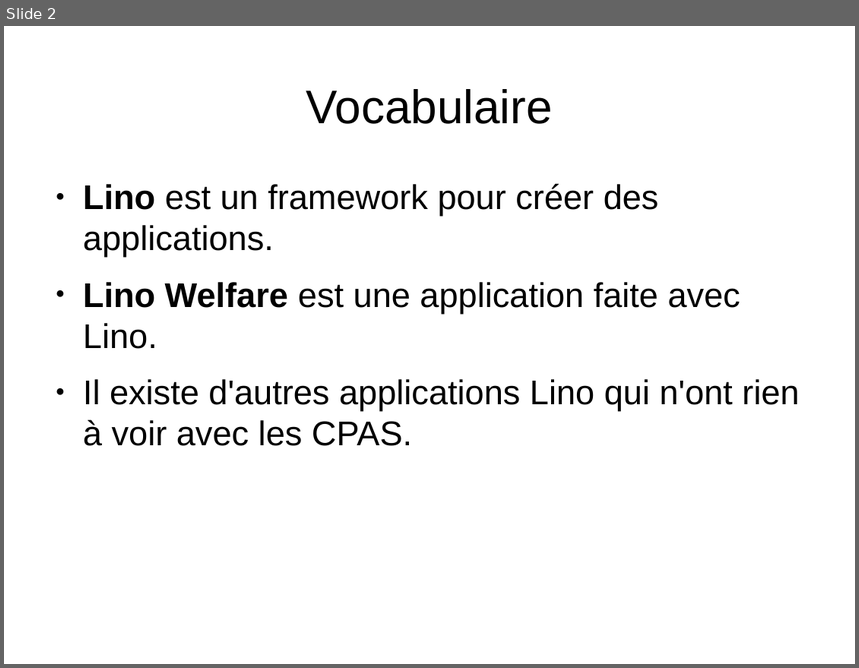
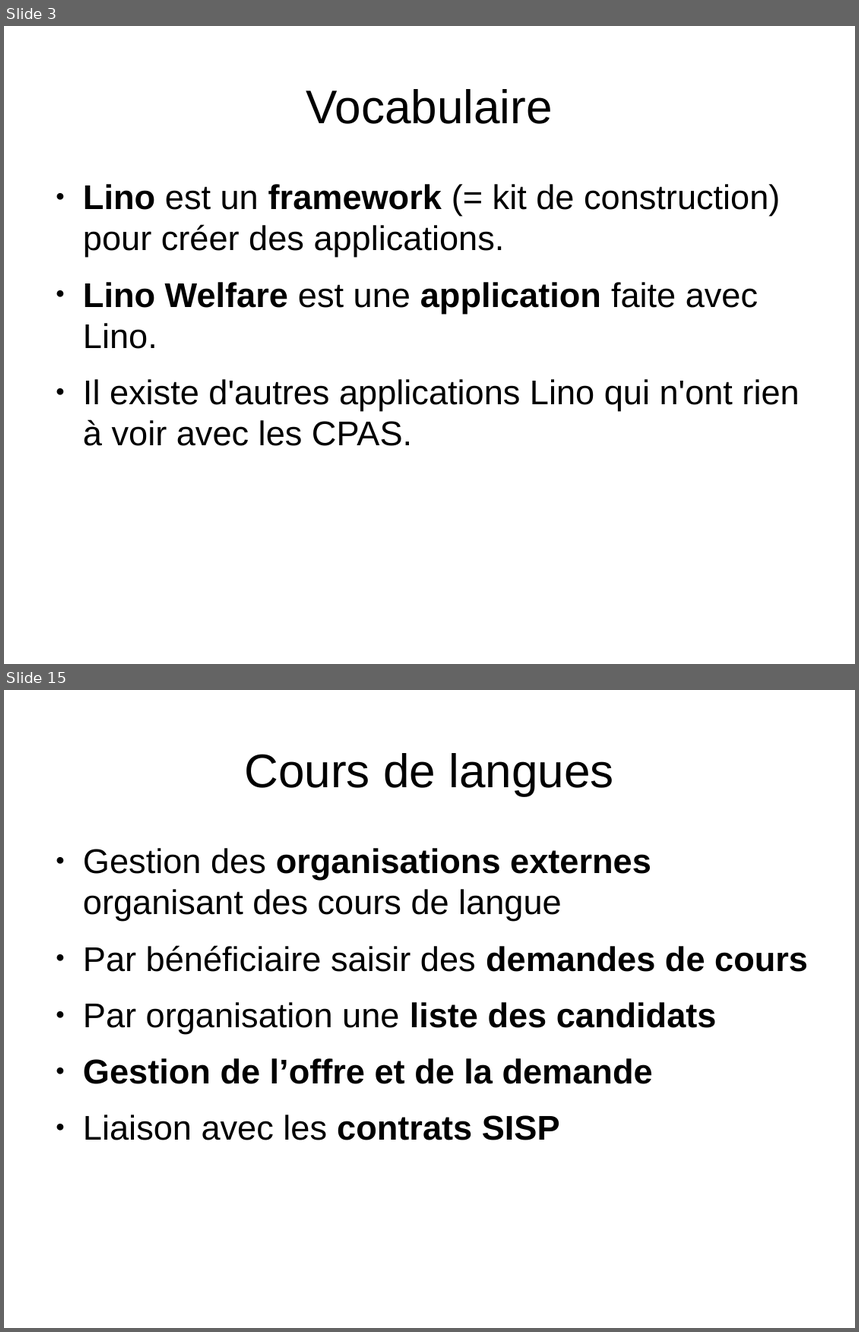
Before and after one commit to lino-framework/welfare, a slide deck: docs_fr/dl/tour_lino_welfare.odp. Shown one above the other, each under a label of ours: slide 2 before the commit, slides 3 and 15 after it; the slides between them are not shown. The pictures are 859x668 and 859x1332 pixels, drawn with LibreOffice and Linux fonts; fonts in the diff are those of the drawing. Boxes give left, top, right and bottom in pixels: in the first picture for what was removed or moved away, otherwise in the second. Text is boxed around its words. In the diff, an @@ line names an element or a change of style, - is before the commit and + after.

```diff
--- a/docs_fr/dl/tour_lino_welfare.odp
+++ b/docs_fr/dl/tour_lino_welfare.odp
@@ slide 15 added at box(4, 690, 855, 1328), background #FFFFFF @@
@@ title added at box(244, 753, 614, 796), 44 pt, text #000000 @@
+Cours de langues
@@ text added at box(83, 848, 808, 1141), 32 pt, text #000000, bold @@
+● Gestion des organisations externes organisant des cours de langue
+● Par bénéficiaire saisir des demandes de cours
+● Par organisation une liste des candidats
+● Gestion de l’offre et de la demande
+● Liaison avec les contrats SISP
@@ what was slide 2 is now slide 3 @@
@@ slide 3 changed as well @@
@@ text at box(83, 184, 780, 257): text changed @@
-● Lino est un framework pour créer des applications.
+● Lino est un framework (= kit de construction) pour créer des applications.
@@ text at box(83, 282, 758, 349): bold on in "application" @@
```
Also in this commit, not shown: 11 other slides changed, 16 other slides added, 3 other files.
